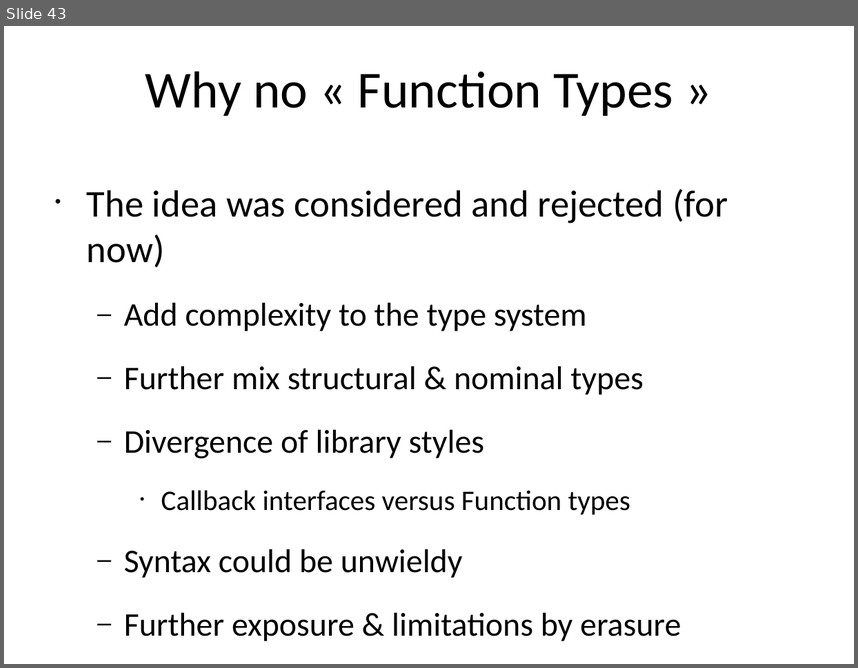
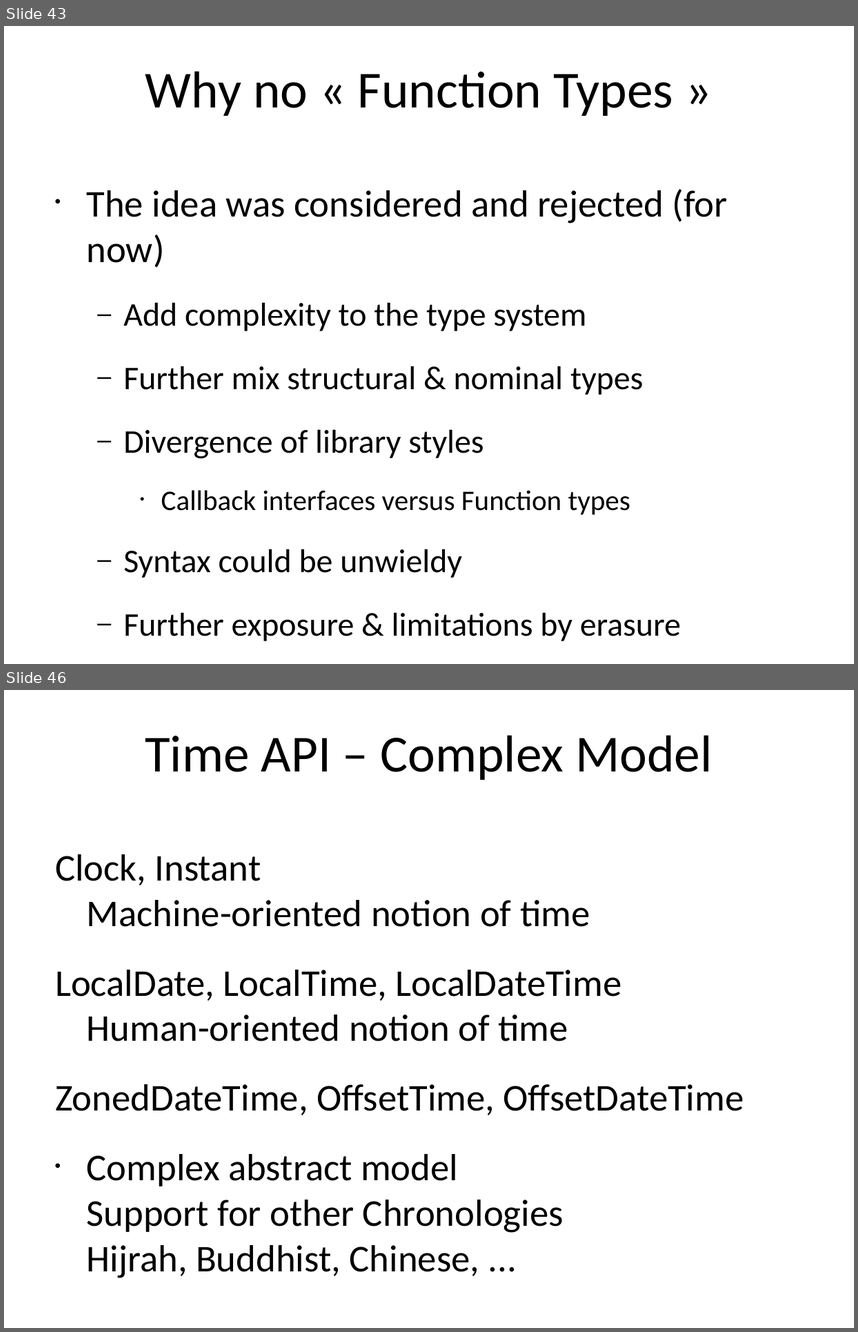
Before and after one commit to kwakeroni/workshops, a slide deck: workshop-java8.ppt. Shown one above the other, each under a label of ours: slide 43 before the commit, slides 43 and 46 after it; the slides between them are not shown. The pictures are 858x668 and 858x1332 pixels, drawn with LibreOffice and Linux fonts; fonts in the diff are those of the drawing. Boxes give left, top, right and bottom in pixels: in the first picture for what was removed or moved away, otherwise in the second. Text is boxed around its words. In the diff, an @@ line names an element or a change of style, - is before the commit and + after.

Commit message:
added Exercise 3 + time exercise, added slides on additional subjects

```diff
--- a/workshop-java8.ppt
+++ b/workshop-java8.ppt
@@ slide 46 added at <box>4,690,854,1328</box>, background #FFFFFF @@
@@ title added at <box>145,735,712,780</box>, 44 pt, text #000000 @@
+Time API – Complex Model
@@ text added at <box>55,854,744,1278</box>, 32 pt, text #000000 @@
+Clock, Instant
+Machine-oriented notion of time
+LocalDate, LocalTime, LocalDateTime
+Human-oriented notion of time
+ZonedDateTime, OffsetTime, OffsetDateTime
+• Complex abstract model
+  Support for other Chronologies
+  Hijrah, Buddhist, Chinese, ...
```
Also in this commit, not shown: 33 other slides changed, 9 other slides added, 14 other files.
